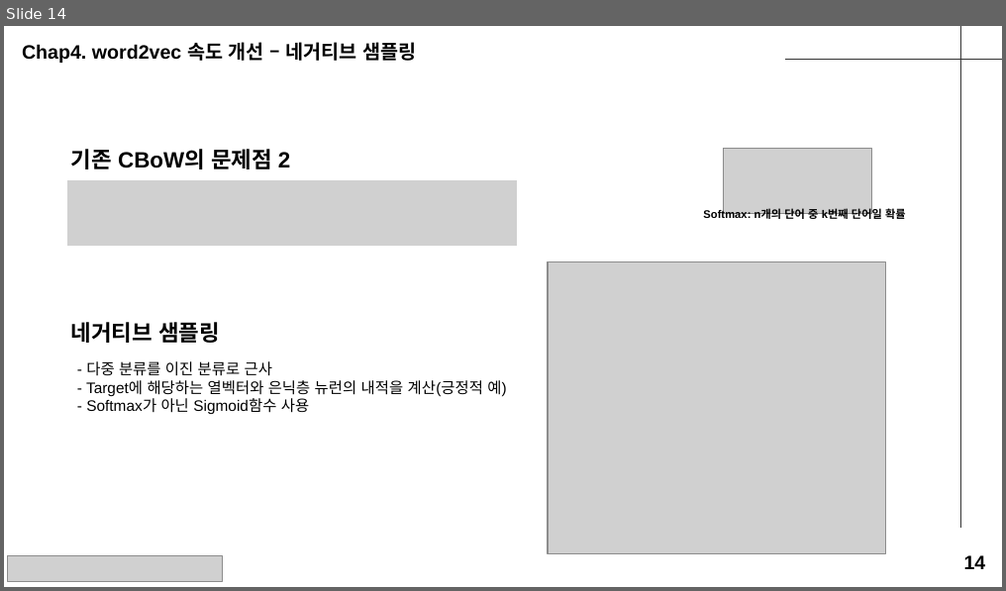
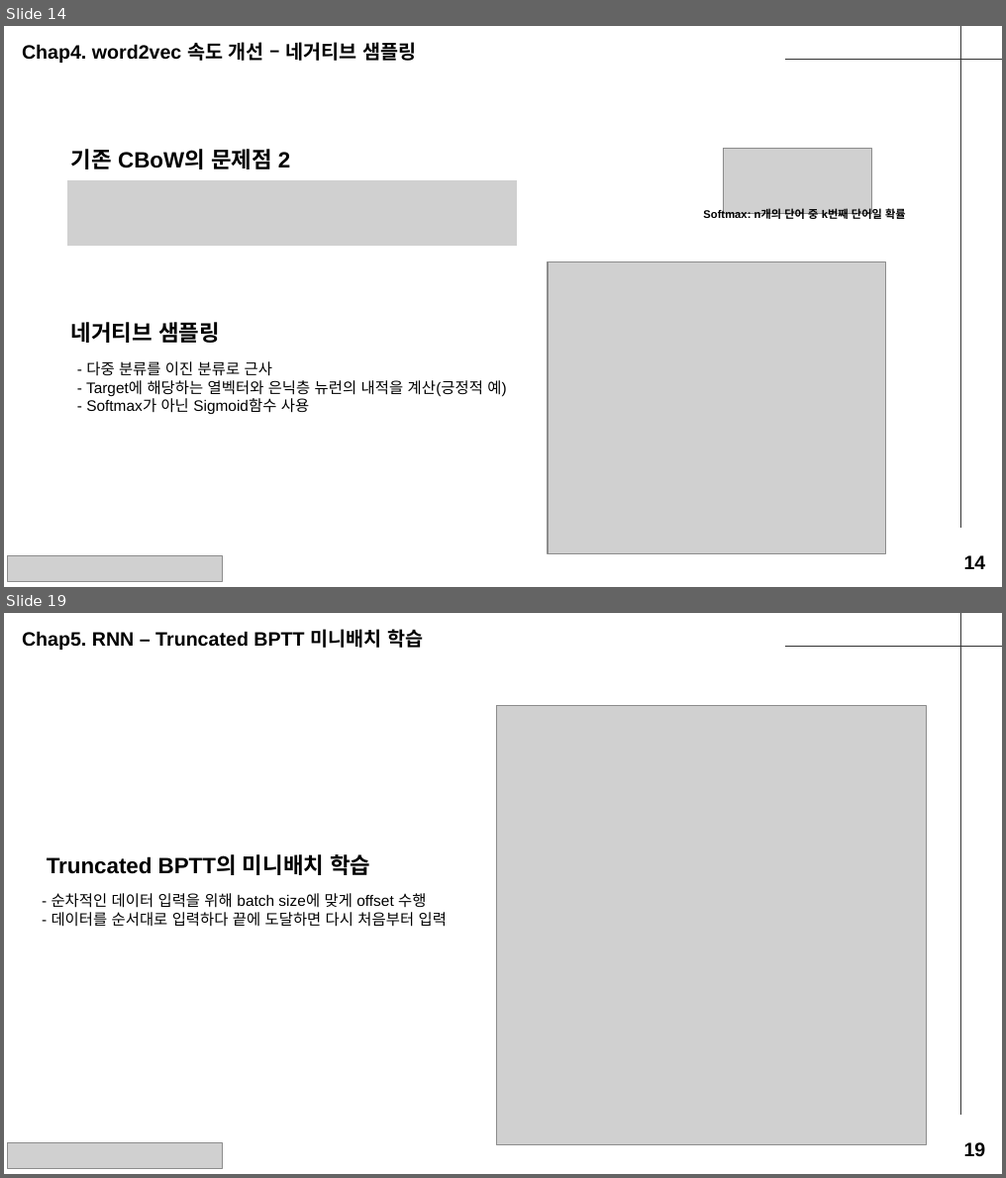
Before and after one commit to seungdeng/Deep-Learning-from-Scratch, a slide deck: study/발표자료/20250220_밑딥2_이승건_chap234발표자료.pptx. Shown one above the other, each under a label of ours: slide 14 before the commit, slides 14 and 19 after it; the slides between them are not shown. The pictures are 1006x591 and 1006x1178 pixels, drawn with LibreOffice and Linux fonts; fonts in the diff are those of the drawing; grey boxes stand for pictures. Boxes give left, top, right and bottom in pixels: in the first picture for what was removed or moved away, otherwise in the second. Text is boxed around its words. In the diff, an @@ line names an element or a change of style, - is before the commit and + after.

```diff
--- a/study/발표자료/20250220_밑딥2_이승건_chap234발표자료.pptx
+++ b/study/발표자료/20250220_밑딥2_이승건_chap234발표자료.pptx
@@ slide 19 added at <box>4,613,1002,1174</box>, background #FFFFFF; not listed: 2 template elements that a slide beside it also shows @@
@@ text added at <box>22,629,423,650</box>, 14 pt, text #000000, bold @@
+Chap5. RNN – Truncated BPTT 미니배치 학습
@@ picture added at <box>496,706,925,1146</box> @@
@@ text added at <box>47,855,370,875</box>, 16 pt, text #000000, bold @@
+Truncated BPTT의 미니배치 학습
@@ text added at <box>52,893,447,927</box>, 11 pt, text #000000 @@
+- 순차적인 데이터 입력을 위해 batch size에 맞게 offset 수행
+- 데이터를 순서대로 입력하다 끝에 도달하면 다시 처음부터 입력
@@ picture added at <box>8,1144,222,1168</box> @@
@@ text added at <box>964,1143,986,1157</box>, 14 pt, text #000000, bold @@
+19
```
Also in this commit, not shown: 3 slides changed, 6 other slides added, 3 slides removed, 1 other file.
